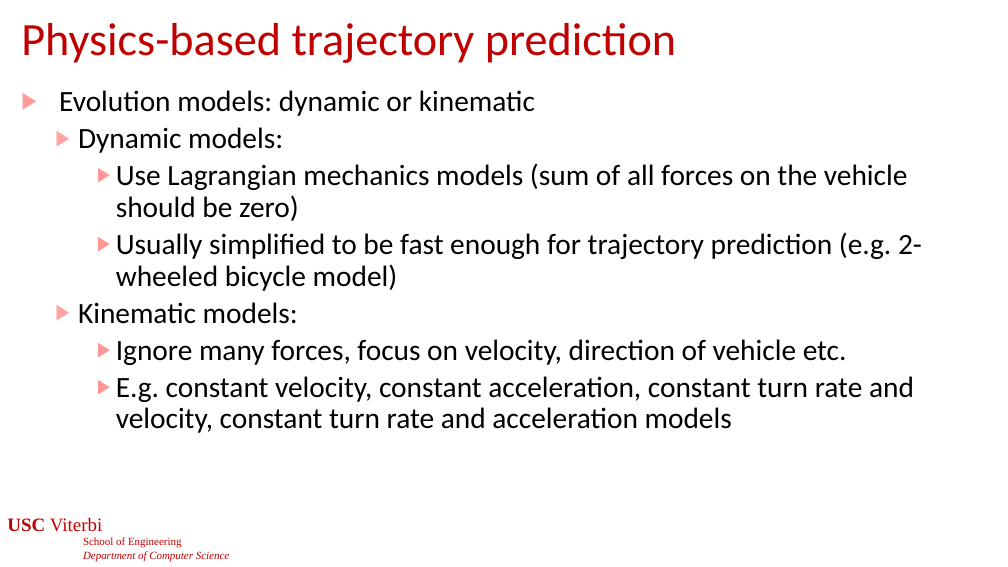
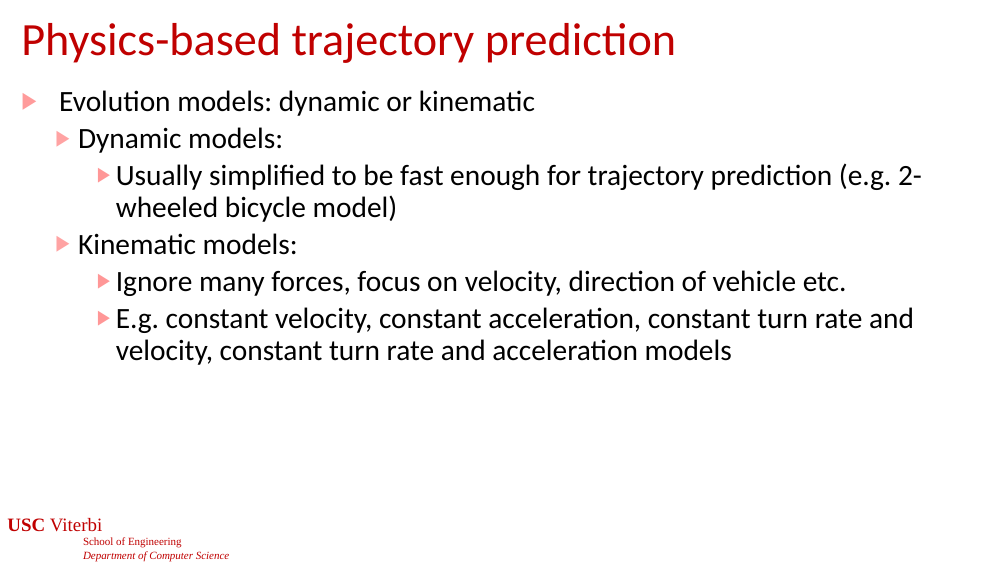
Before and after one commit to jdeshmukh/jdeshmukh.github.io, a slide deck: slide 16 of teaching/cs513-autocps-fall-2024/slides/Planning.pptx. Drawn at 1008x567 pixels with LibreOffice and Linux fonts; fonts in the diff are those of the drawing; background and template pictures are left out. Boxes give left, top, right and bottom in pixels: in the first picture for what was removed or moved away, otherwise in the second. Text is boxed around its words. In the diff, an @@ line names an element or a change of style, - is before the commit and + after.

```diff
--- a/teaching/cs513-autocps-fall-2024/slides/Planning.pptx
+++ b/teaching/cs513-autocps-fall-2024/slides/Planning.pptx
@@ text at (116, 163, 907, 221): paragraph removed @@
-    ▶ Use Lagrangian mechanics models (sum of all forces on the vehicle should be zero)
```
Also in this commit, not shown: 6 other slides changed, 2 slides removed, 2 other files.
